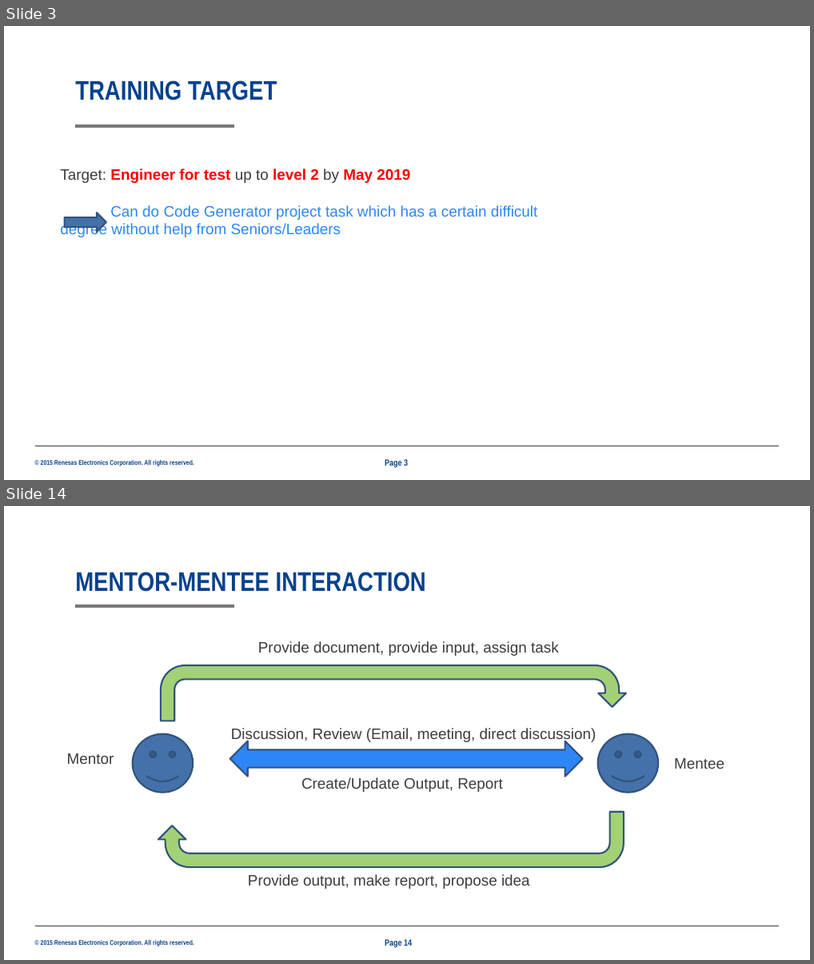
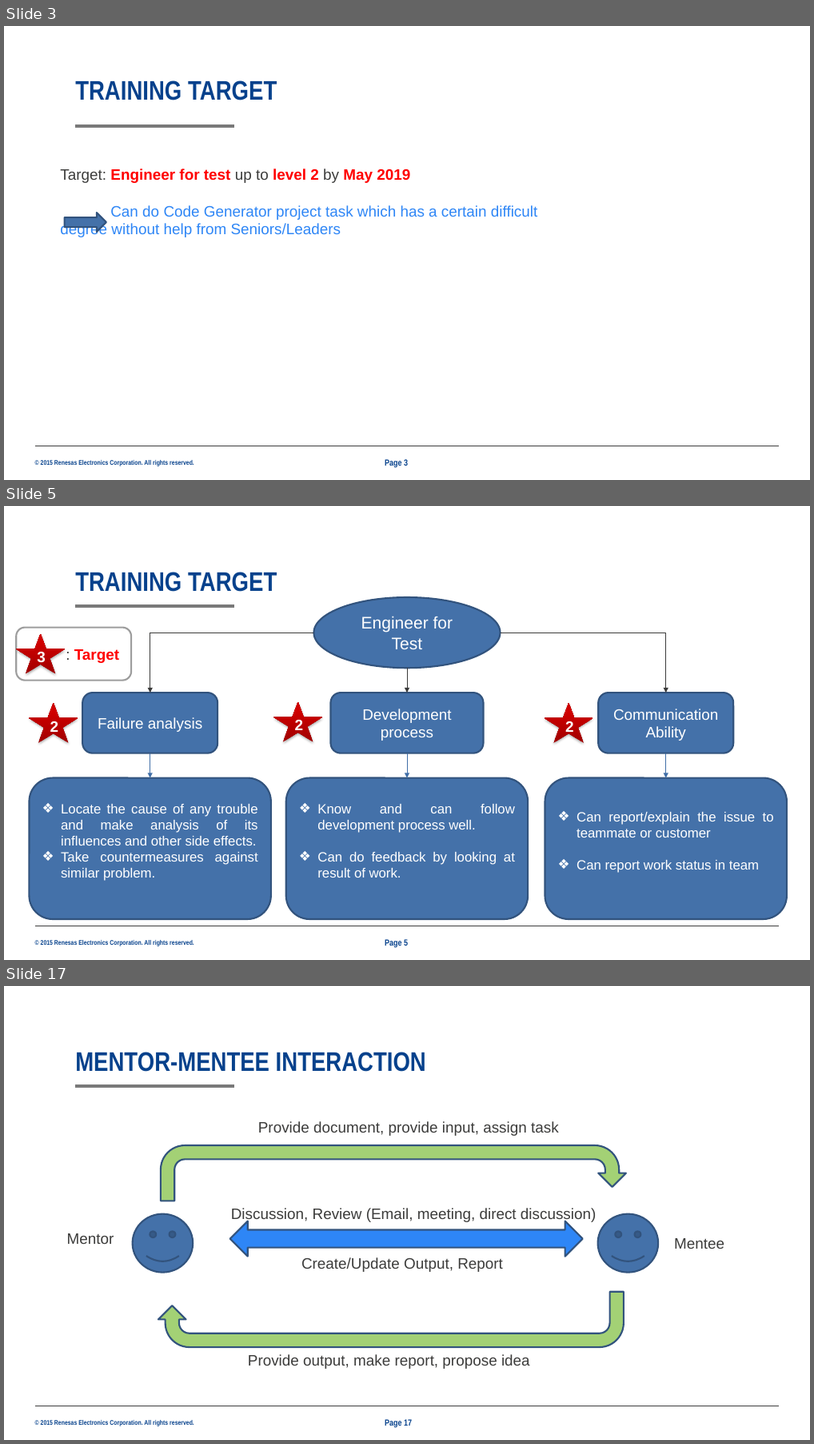
Before and after one commit to boheomap/afsdfsddsf, a slide deck: 25G_TrainingPlan_ThanhPham_2001_new_Jun28.pptx. Shown one above the other, each under a label of ours: slides 3 and 14 before the commit, slides 3, 5 and 17 after it; the slides between them are not shown. The pictures are 814x964 and 814x1444 pixels, drawn with LibreOffice and Linux fonts; fonts in the diff are those of the drawing; background and template pictures are left out. Boxes give left, top, right and bottom in pixels: in the first picture for what was removed or moved away, otherwise in the second. Text is boxed around its words. In the diff, an @@ line names an element or a change of style, - is before the commit and + after.

```diff
--- a/25G_TrainingPlan_ThanhPham_2001_new_Jun28.pptx
+++ b/25G_TrainingPlan_ThanhPham_2001_new_Jun28.pptx
@@ slide 5 added at (x1=4, y1=506, x2=810, y2=960), background #FFFFFF; not listed: 3 template elements that a slide beside it also shows @@
@@ title added at (x1=75, y1=572, x2=277, y2=592), 32 pt, text #06418C, bold @@
+TRAINING TARGET
@@ ellipse added at (x1=314, y1=597, x2=501, y2=668), fill #4471A9, outline #32547D 2 pt, 20 pt, text #FFFFFF @@
+Engineer for Test
@@ rounded rectangle added at (x1=16, y1=627, x2=131, y2=680), fill #FFFFFF, outline #9D9D9D 2 pt, 18 pt, text #FF0000, bold @@
+: Target
@@ star added at (x1=16, y1=634, x2=65, y2=673), fill gradient #A00000 to #D00000 to #D10000, 18 pt, text #FFFFFF, bold @@
+3
@@ elbow arrow added from (314, 632) to (150, 692), #3B3B3A 0.75 pt @@
@@ elbow arrow added from (501, 632) to (666, 692), #3B3B3A 0.75 pt @@
@@ arrow added from (407, 668) to (407, 692), #3B3B3A 0.75 pt @@
@@ rounded rectangle added at (x1=82, y1=692, x2=218, y2=753), fill #4471A9, outline #32547D 2 pt, 18 pt, text #FFFFFF @@
+Failure analysis
@@ rounded rectangle added at (x1=330, y1=692, x2=484, y2=753), fill #4471A9, outline #32547D 2 pt, 18 pt, text #FFFFFF @@
+Development process
@@ rounded rectangle added at (x1=598, y1=692, x2=734, y2=753), fill #4471A9, outline #32547D 2 pt, 18 pt, text #FFFFFF @@
+Communication Ability
@@ star added at (x1=30, y1=703, x2=78, y2=743), fill gradient #A00000 to #D00000 to #D10000, 18 pt, text #FFFFFF, bold @@
+2
@@ star added at (x1=274, y1=702, x2=322, y2=742), fill gradient #A00000 to #D00000 to #D10000, 18 pt, text #FFFFFF, bold @@
+2
@@ star added at (x1=545, y1=703, x2=594, y2=743), fill gradient #A00000 to #D00000 to #D10000, 18 pt, text #FFFFFF, bold @@
+2
@@ arrow added from (150, 753) to (150, 778), #406EA8 0.75 pt @@
@@ arrow added from (407, 753) to (407, 778), #406EA8 0.75 pt @@
@@ arrow added from (666, 753) to (666, 778), #406EA8 0.75 pt @@
@@ rounded rectangle added at (x1=30, y1=778, x2=271, y2=919), fill #4471A9, outline #32547D 2 pt, 16 pt, text #FFFFFF @@
+❖ Locate the cause of any trouble and make analysis of its influences and other side effects.
+❖ Take countermeasures against similar problem.
@@ rounded rectangle added at (x1=286, y1=778, x2=529, y2=919), fill #4471A9, outline #32547D 2 pt, 16 pt, text #FFFFFF @@
+❖ Know and can follow development process well.
+❖ Can do feedback by looking at result of work.
@@ rounded rectangle added at (x1=546, y1=778, x2=787, y2=919), fill #4471A9, outline #32547D 2 pt, 16 pt, text #FFFFFF @@
+❖ Can report/explain the issue to teammate or customer
+❖ Can report work status in team
@@ page number added at (x1=385, y1=938, x2=408, y2=947), 10.5 pt, text #06418C, bold @@
+Page 5
@@ what was slide 14 is now slide 17 @@
@@ page number at (x1=385, y1=1419, x2=412, y2=1427): text changed @@
-Page 14
+Page 17
```
Also in this commit, not shown: 9 slides changed, 5 other slides added, 3 slides removed.
